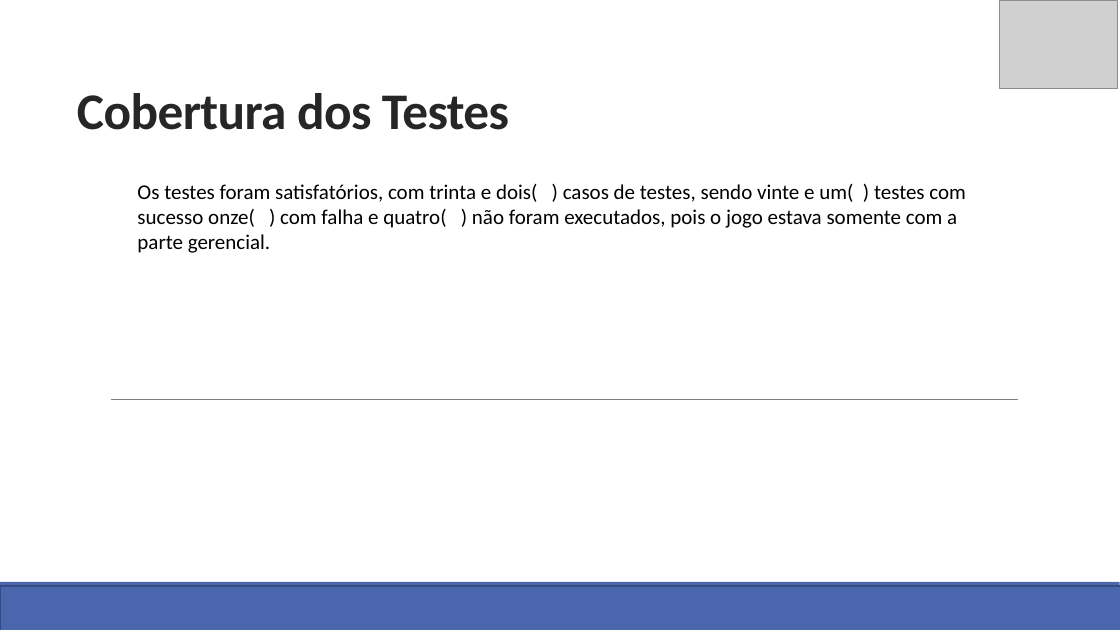
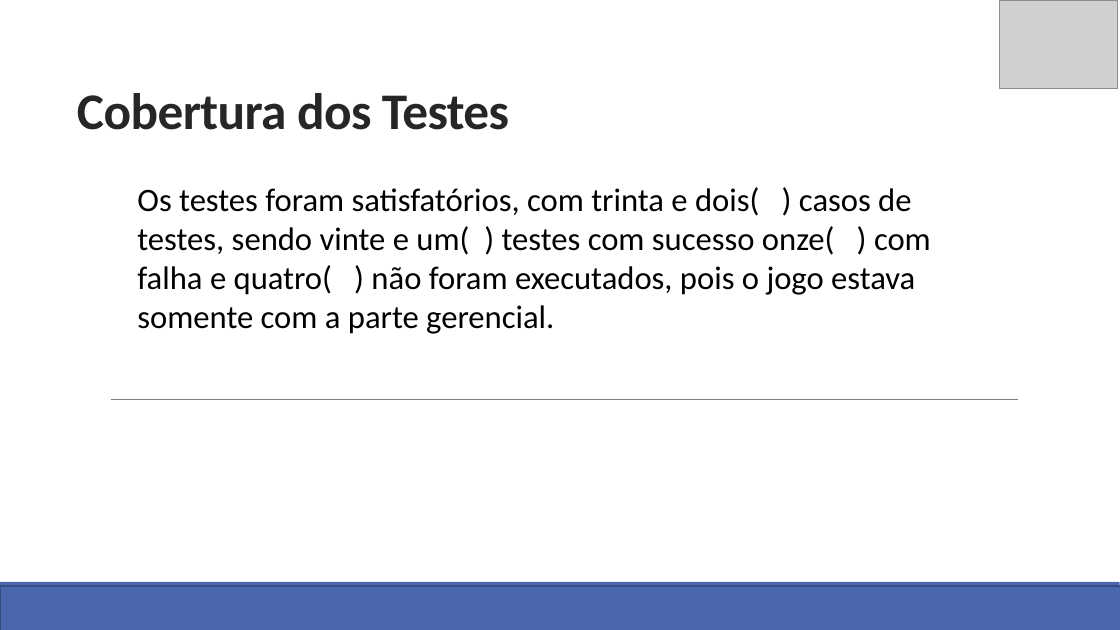
Before and after one commit to richardsontiburcio/TesteDeSoftware, a slide deck: slide 8 of CT-Apresentacao/Apresentacao.pptx. Drawn at 1120x630 pixels with LibreOffice and Linux fonts; fonts in the diff are those of the drawing; grey boxes stand for pictures; background and template pictures are left out. Boxes give left, top, right and bottom in pixels: in the first picture for what was removed or moved away, otherwise in the second. Text is boxed around its words. In the diff, an @@ line names an element or a change of style, - is before the commit and + after.

```diff
--- a/CT-Apresentacao/Apresentacao.pptx
+++ b/CT-Apresentacao/Apresentacao.pptx
@@ text "Os testes foram satisfatórios, com ..." at (x1=137, y1=187, x2=931, y2=334): size 18 to 28 pt @@
```
Also in this commit, not shown: 5 other slides changed.
